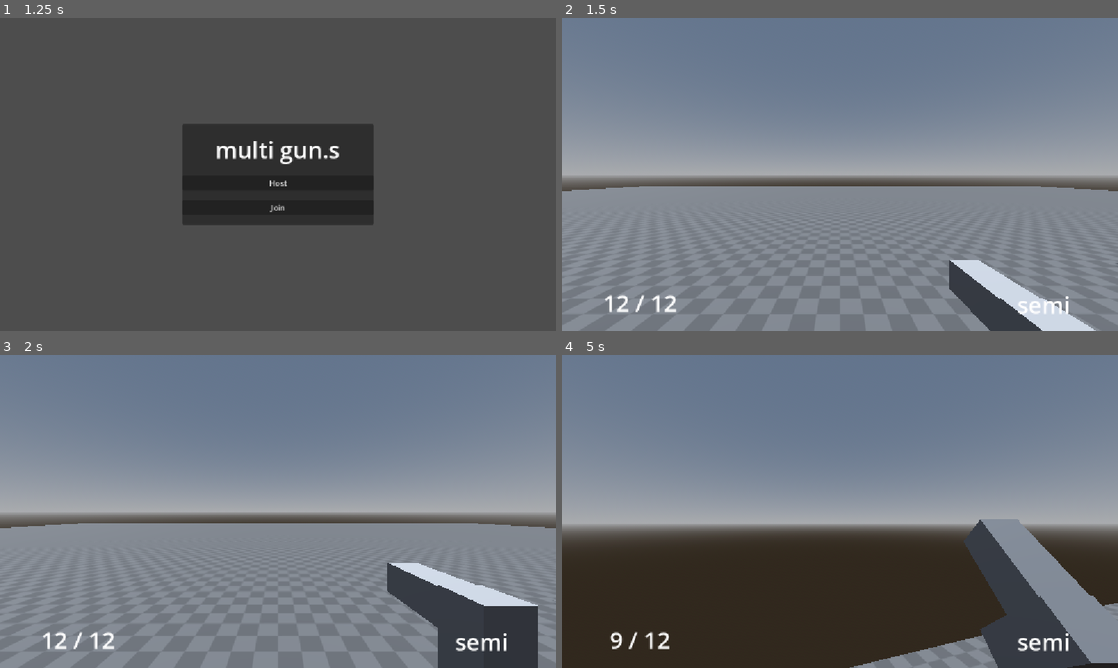
Above: before the commit, frames 1-4 (two rows, left to right).
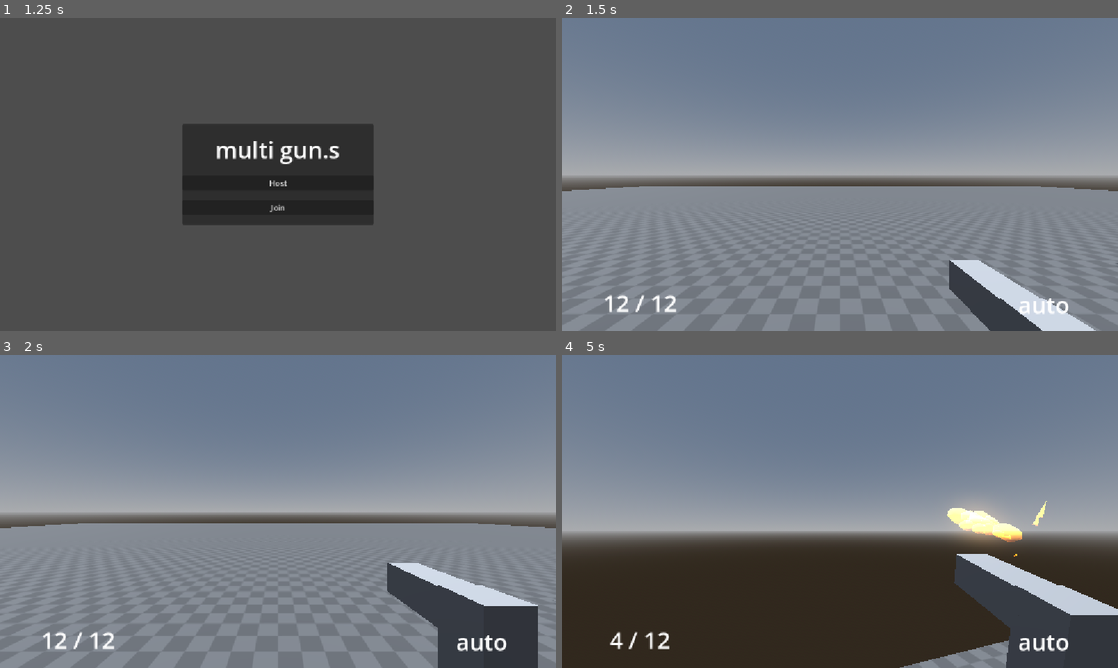
Above: after the commit, the same moments.

Repository: pfoury/multi-gun.s
Game: Godot game, scene res://scenes/main.tscn
Two runs of this game, one before a commit and one after it. Both use one fixed random seed, a clock stepped at 60 frames per second and the inputs below.
Inputs (mouse positions are in pixels of both pictures, inside the frame that each line leads up to):
- Up to frame 1 (1.25 s): tap Enter at 0.5 s; move the mouse to (400, 158) at 0.52 s; hold D (move_right) from 0.53 s (still down); hold Ctrl (crouch) from 0.53 s (still down); tap Space (jump) at 0.77 s; click (400, 158) at 0.8 s
- Up to frame 2 (1.5 s): release D (move_right) at 1.25 s; release Ctrl (crouch) at 1.25 s; click "Host" at 1.25 s
- Up to frame 3 (2 s): no input
- Up to frame 4 (5 s): move the mouse to (812, 511) at 2.02 s; hold W (move_forward) from 2.03 s (still down); click (812, 511) at 2.1 s; tap Space (jump) at 2.27, 3.77, 4.52 s; tap ` (spawn) at 2.3, 4.55 s; move the mouse to (851, 505) at 2.77 s; hold ` (spawn) 2.78-3.53 s; tap Ctrl (crouch) at 3.05, 3.6 s; move the mouse to (834, 517) at 3.52 s; click (834, 517) at 3.8 s; move the mouse to (878, 514) at 4.27 s; press the mouse at (878, 514) at 4.28 s; tap R (reload) at 4.9 s

Frame 1 is identical in both runs. In frame 2, 0.2% of the frame differs, in the area x 82-92%, y 88-95%; in frame 3, 0.3%; in frame 4, 12%, in the area x 0-100%, y 46-100%.

Commit message:
Implement corpse scene

Diff:
--- /dev/null
+++ b/default_bus_layout.tres
@@ -0,0 +1,3 @@
+[gd_resource type="AudioBusLayout" format=3 uid="uid://cc4l7yicnijlf"]
+
+[resource]
--- /dev/null
+++ b/scenes/corpse.tscn
@@ -0,0 +1,28 @@
+[gd_scene format=3 uid="uid://cnwsgu5s70up1"]
+
+[ext_resource type="Script" uid="uid://du27wxqw35ae1" path="res://scripts/corpse.gd" id="1_liquy"]
+
+[sub_resource type="CapsuleShape3D" id="CapsuleShape3D_ogq8d"]
+
+[sub_resource type="StandardMaterial3D" id="StandardMaterial3D_hyap7"]
+albedo_color = Color(0.40392157, 0.40392157, 0.40392157, 1)
+
+[sub_resource type="CapsuleMesh" id="CapsuleMesh_eg0p3"]
+material = SubResource("StandardMaterial3D_hyap7")
+
+[node name="Corpse" type="RigidBody3D" unique_id=716167798 groups=["corpse"]]
+script = ExtResource("1_liquy")
+
+[node name="CollisionShape3D" type="CollisionShape3D" parent="." unique_id=233889179]
+shape = SubResource("CapsuleShape3D_ogq8d")
+
+[node name="Pivot" type="Node3D" parent="." unique_id=694560730]
+
+[node name="MeshInstance3D" type="MeshInstance3D" parent="Pivot" unique_id=1110501738]
+mesh = SubResource("CapsuleMesh_eg0p3")
+
+[node name="DieTimer" type="Timer" parent="." unique_id=1293493183]
+wait_time = 2.5
+one_shot = true
+
+[connection signal="timeout" from="DieTimer" to="." method="_on_die_timer_timeout"]
--- a/scenes/player.tscn
+++ b/scenes/player.tscn
@@ -40,6 +40,9 @@
 properties/9/path = NodePath(".:is_player_on_floor")
 properties/9/spawn = true
 properties/9/replication_mode = 1
+properties/10/path = NodePath("CameraPivot:rotation")
+properties/10/spawn = true
+properties/10/replication_mode = 1
 
 [node name="Player" type="CharacterBody3D" unique_id=698292562 groups=["Player"]]
 collision_layer = 0
--- a/scenes/weapons/pistol.tscn
+++ b/scenes/weapons/pistol.tscn
@@ -106,7 +106,7 @@
 collision_layer = 0
 collision_mask = 0
 script = ExtResource("1_4jni1")
-fire_type = ["semi"]
+fire_type = ["auto"]
 metadata/_custom_type_script = "uid://djo4d746r6i34"
 
 [node name="CollisionShape3D" type="CollisionShape3D" parent="." unique_id=884491853]
--- a/scripts/classes/dynamic_sound_class.gd
+++ b/scripts/classes/dynamic_sound_class.gd
@@ -6,6 +6,7 @@
 
 
 func _ready() -> void:
+	@warning_ignore("integer_division")
 	var file_count = DirAccess.get_files_at(folder_path).size() / 2
 
 	# Choosing which audio to play
--- a/scripts/classes/weapon_class.gd
+++ b/scripts/classes/weapon_class.gd
@@ -8,6 +8,7 @@
 @export var fire_type : Array = ["semi", "burst", "auto"]
 @export var reload_speed : float = 1.0
 @export var player_speed_multiplier : float = 1.0
+@export var push_force : float = 2.0
 @export var recoil_strength : float = 1.35
 @export var max_ammo : int = 12
 @export var is_scopable : bool = true
@@ -29,6 +30,7 @@
 	"reload_speed": reload_speed,
 	"player_speed_multiplier": player_speed_multiplier,
 	"recoil_strength": recoil_strength,
+	"push_force": push_force,
 	"max_ammo": max_ammo,
 	"is_scopable": is_scopable
 }
@@ -96,6 +98,7 @@
 	change_ammo_counter()
 
 	fire_timer.start()
+	is_reloading = false
 
 	player.main_scene.play_shoot_animation()
 
--- /dev/null
+++ b/scripts/corpse.gd
@@ -0,0 +1,6 @@
+extends RigidBody3D
+
+
+func _ready() -> void:
+	await get_tree().create_timer(2.5).timeout
+	queue_free()
--- a/scripts/mainGame.gd
+++ b/scripts/mainGame.gd
@@ -70,7 +70,8 @@
 		"peer_id": peer_id,
 		"position": data["position"],
 		"normal": data["normal"],
-		"damage": 0.0
+		"damage": 0.0,
+		"push_force": 0.0
 	}
 
 	var particles : Node
@@ -83,8 +84,10 @@
 
 		var stats = player.guns_folder.get_node("gun").get_stats()
 		var damage = stats["damage"]
+		var push_force = stats["push_force"]
 
 		result["damage"] = damage
+		result["push_force"] = push_force
 
 		rpc("receive_damage_enemy", result)
 	else:
@@ -124,7 +127,7 @@
 	var enemy = objects_folder.get_node(str(data["instance_name"]))
 
 	if enemy != null:
-		enemy.get_damaged(data["damage"])
+		enemy.get_damaged(data)
 
 
 @rpc("call_local", "any_peer", "unreliable") # Creates object ON ALL clients, but package may be lost
--- a/scripts/player.gd
+++ b/scripts/player.gd
@@ -23,10 +23,10 @@
 # Weapons'
 @onready var guns_folder := $Guns
 
-var player_speed: float = SPEED
-var is_crouching: bool
+var player_speed : float = SPEED
+var is_crouching : bool
 var gun_node : Node
-
+var gun_fire_type : String = ""
 
 func _enter_tree() -> void:
 	set_multiplayer_authority(str(name).to_int())
@@ -88,10 +88,10 @@
 	# Shoot
 	# Checking if player does have a gun
 	if gun_node != null and gun_node.is_gun_ready():
-		var gun_fire_type = gun_node.get_fire_type()[0]
-
 		# Fire type for each gun fire type (duh)
-		if Input.is_action_just_pressed("shoot"):
+		if Input.is_action_pressed("shoot") and gun_fire_type == "auto":
+			gun_node.fire()
+		elif Input.is_action_just_pressed("shoot"):
 			match gun_fire_type:
 				"semi":
 					gun_node.fire()
@@ -99,16 +99,17 @@
 					for amount_of_fires in range(3):
 						gun_node.fire()
 						await get_tree().create_timer(0.05).timeout
-		elif Input.is_action_pressed("shoot") and gun_fire_type == "auto":
-			gun_node.fire()
+				var unknown_fire_type:
+					print("what the fuck is ", unknown_fire_type)
 
 	move_and_slide()
 	update_player_height(delta)
 	update_guns_transform(delta)
 
 
-func _on_guns_child_entered_tree(node: Node) -> void: # Getting gun node when created
+func _on_guns_child_entered_tree(node: Node) -> void: # Getting gun's data when created
 	gun_node = node
+	gun_fire_type = gun_node.get_fire_type()[0]
 
 
 func _input(event: InputEvent) -> void:
--- a/scripts/temp_enemy.gd
+++ b/scripts/temp_enemy.gd
@@ -5,8 +5,10 @@
 
 @export var max_health_color : Color = Color.RED
 @export var health : float = MAX_HEALTH
+@export var corpse_scene : PackedScene = load("res://scenes/corpse.tscn")
 
 @onready var enemy_mesh := $Pivot/MeshInstance3D
+@onready var main_scene := get_tree().current_scene
 
 var unique_mat
 
@@ -18,10 +20,10 @@
 	change_color()
 
 
-func get_damaged(dmg: float) -> void:
-	health -= dmg
+func get_damaged(data) -> void: # Getting called with rpc (everyone sees it)
+	health -= data["damage"]
 	if health <= 0:
-		die()
+		die(data)
 	else:
 		change_color()
 
@@ -31,5 +33,23 @@
 	unique_mat.albedo_color = max_health_color.lerp(LOW_HEALTH_COLOR, color_difference)
 
 
-func die() -> void:
-	pass
+func die(data):
+	var corpse = corpse_scene.instantiate()
+
+	corpse.global_transform = global_transform
+	main_scene.objects_folder.add_child(corpse)
+
+	var push_dir = -data["normal"]
+
+	var push_force = data["push_force"]
+
+	corpse.apply_impulse(Vector3(0, 5, 0) + push_dir * push_force * 6)
+	corpse.apply_torque_impulse(
+		Vector3(
+			randi_range(-2, 2),
+			randi_range(-2, 2),
+			randi_range(-2, 2)
+		)
+	)
+
+	queue_free()
Not shown, added: scripts/corpse.gd.uid
